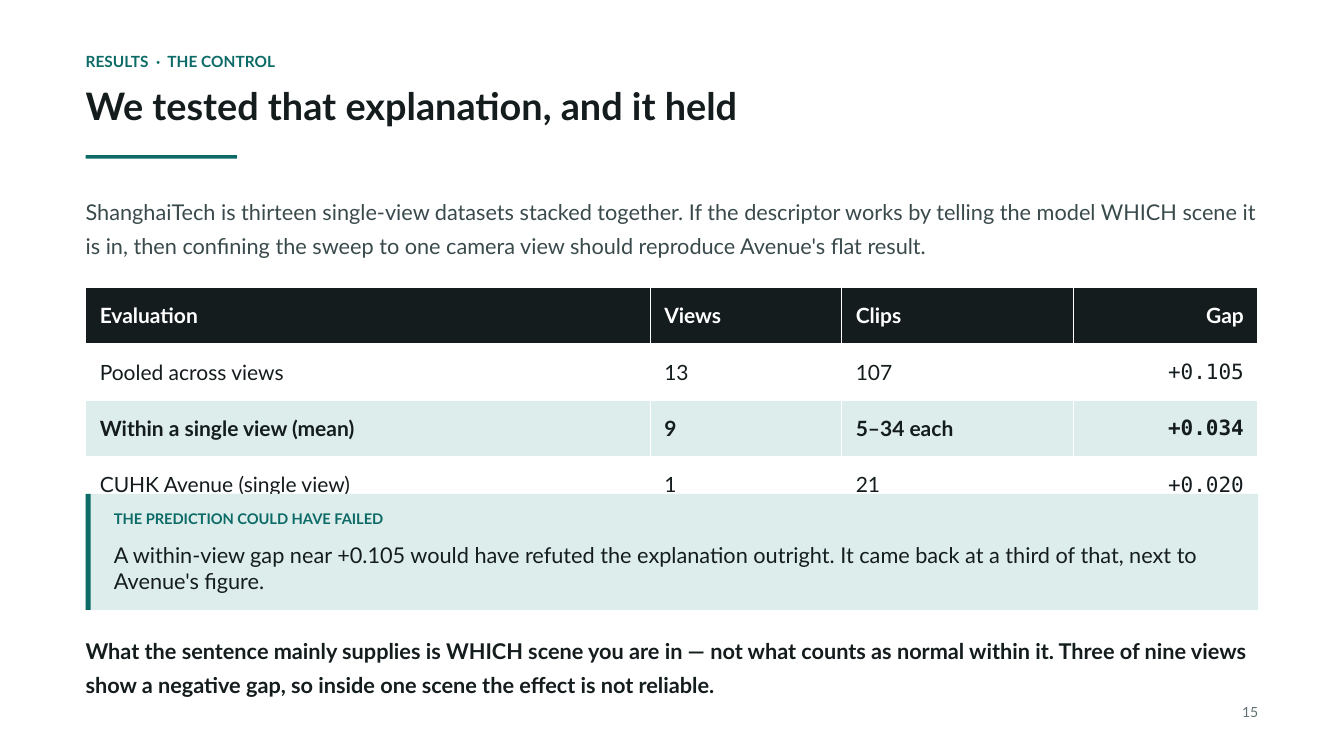
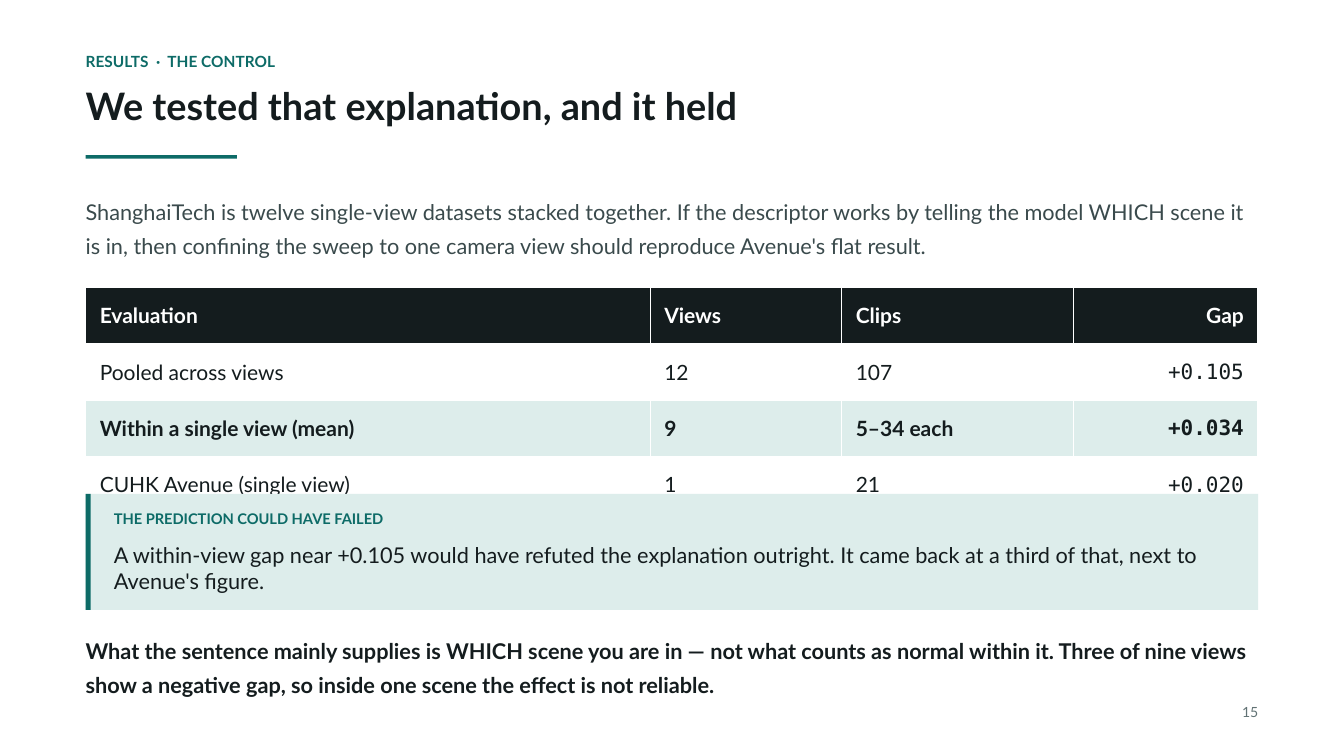
Before and after one commit to prakash-nitc/multimodal-anomaly-detection, a slide deck: slide 16 of docs/06_presentations/DA-ZVAD_Phase2_Review.pptx. Drawn at 1344x756 pixels with LibreOffice and Linux fonts; fonts in the diff are those of the drawing. Boxes give left, top, right and bottom in pixels: in the first picture for what was removed or moved away, otherwise in the second. Text is boxed around its words. In the diff, an @@ line names an element or a change of style, - is before the commit and + after.

Commit message:
Add report figures, and correct the camera count throughout
The supervisor asked for images of the data, of a detection happening, and of a
component working, on the grounds that a report of nothing but result tables
reads as though nobody ran anything. Four figures, each carrying an argument the
text also makes rather than decorating it.

Dataset samples pair a normal and an anomalous frame from the same camera, so
scene, viewpoint and lighting are constant and only the event differs -- the
concept-shift claim as a photograph rather than a definition.

Camera baselines shows why pooling raw scores failed: embeddings projected with
t-SNE separate cleanly by camera, and each camera's similarity to the global
mean sits at its own level, from 0.77 on view 06 to 0.91 on view 10. Neither
panel uses labels, which matters because the claim is about the scorer and not
about the ground truth.

Detection example plots one clip end to end, showing isolated frames outside the
event exceeding the level reached inside it and the moving average suppressing
them. Context effect plots the same clip under the matched and mismatched
descriptors, so the +0.105 aggregate is visible frame by frame.

Separately: the count of camera views was wrong in thirty places. The paper,
handbook, deck, scripts and notebooks all said thirteen. ShanghaiTech is
documented as thirteen scenes, but only twelve appear in the test split -- and
the test split is what every claim here is about. Verified by counting distinct
clip-name prefixes in the cached embeddings and in the within-view results.
Corrected everywhere, with the dataset table now distinguishing the documented
figure from the one present in the split.

```diff
--- a/docs/06_presentations/DA-ZVAD_Phase2_Review.pptx
+++ b/docs/06_presentations/DA-ZVAD_Phase2_Review.pptx
@@ text at (86, 204, 1244, 258): text changed @@
-ShanghaiTech is thirteen single-view datasets stacked together. If the descriptor works by telling the model WHICH scene it is in, then confining the sweep to one camera view should reproduce Avenue's flat result.
+ShanghaiTech is twelve single-view datasets stacked together. If the descriptor works by telling the model WHICH scene it is in, then confining the sweep to one camera view should reproduce Avenue's flat result.
@@ table at (86, 287, 1258, 513) @@
-row 2, column 2: 13
+row 2, column 2: 12
```
Also in this commit, not shown: 3 other slides changed, 12 other files.
